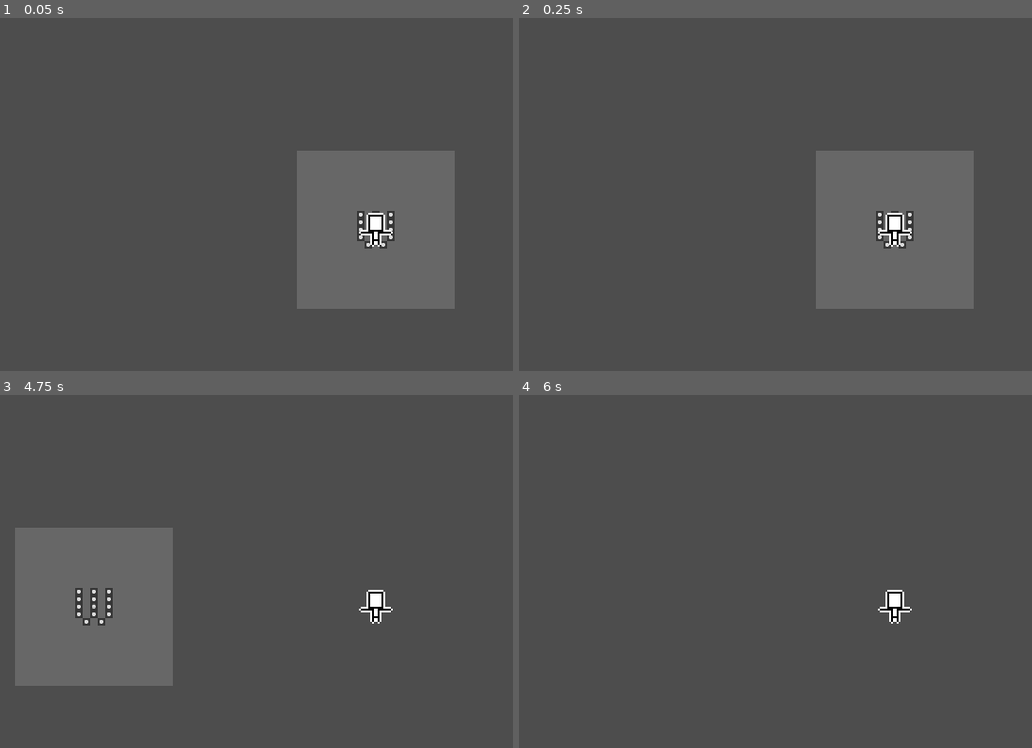
Above: before the commit, frames 1-4 (two rows, left to right).
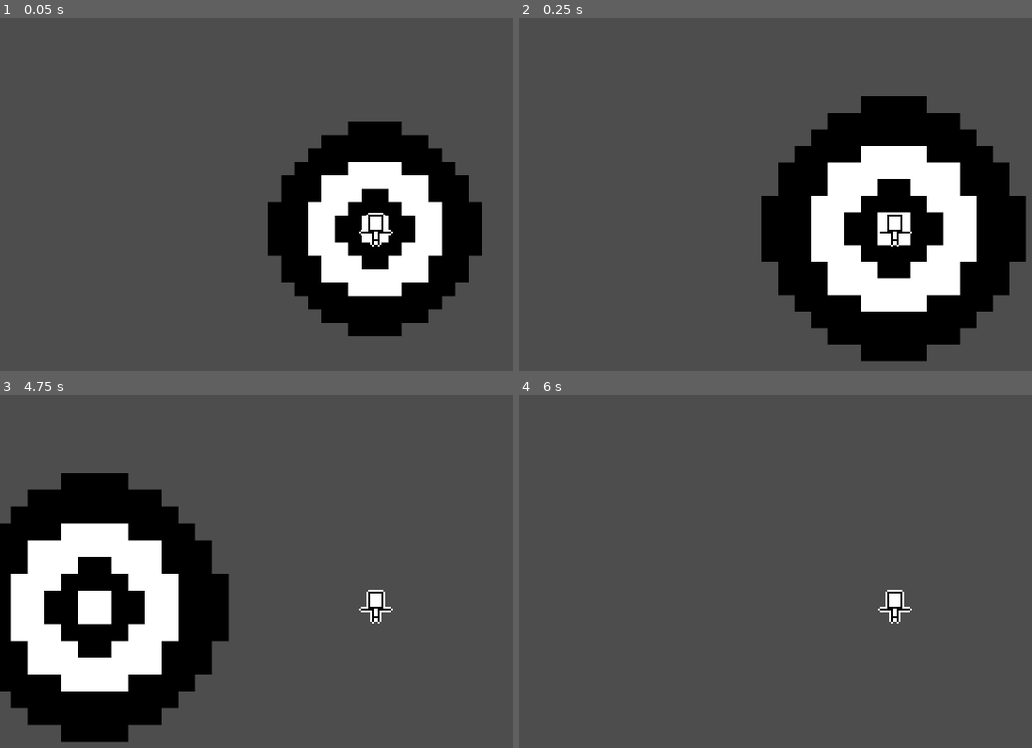
Above: after the commit, the same moments.

Repository: slost/1bj-hero-core
Game: Godot game, scene res://Scenes/Character/player.tscn
The game is run twice, just before and just after one commit, with the same random seed, the same clock (stepped at 60 frames per second) and the same inputs. This scene is started directly instead of the project's main scene.
Inputs:
- Up to frame 1 (0.05 s): no input
- Up to frame 2 (0.25 s): no input
- Up to frame 3 (4.75 s): hold Right (move_right) 0.53-1.28 s; hold Space (advance_dialog) 0.53-1.28 s; hold Down (move_down) 1.28-2.03 s; tap Space (advance_dialog) at 1.35, 2.85, 4.35 s; tap Enter at 2 s; hold Right (move_right) 2.03-2.78 s; hold Space (advance_dialog) 2.03-2.78 s; tap F1 (debug_restart) at 2.75, 3.5, 4.25 s; hold Up (move_up) 2.78-3.53 s; hold Space (advance_dialog) 3.53-4.28 s; hold Left (move_left) from 3.53 s (still down)
- Up to frame 4 (6 s): release Left (move_left) at 5.03 s; hold Down (move_down) 5.03-5.78 s; hold Space (advance_dialog) 5.03-5.78 s; tap F1 (debug_restart) at 5.75 s; hold Right (move_right) from 5.78 s (still down); tap Space (advance_dialog) at 5.85 s

The runs differ from the first frame. In frame 1, 18% of the frame differs, in the area x 52-94%, y 29-91%; in frame 2, 28%, in the area x 47-99%, y 22-98%; in frame 3, 27%; in frame 4, nothing differs.
Error before the commit: Parse Error: Function "spawn_skill()" not found in base self. (res://Scripts/skill.gd:48)

Commit message:
Add Autoload: Direction

Diff:
--- a/Scenes/Game/autoload.tscn
+++ b/Scenes/Game/autoload.tscn
@@ -1,8 +1,12 @@
-[gd_scene load_steps=2 format=3 uid="uid://bqyblf30ytusv"]
+[gd_scene load_steps=3 format=3 uid="uid://bqyblf30ytusv"]
 
 [ext_resource type="Script" path="res://Scripts/Autoload/global.gd" id="1_iiwb7"]
+[ext_resource type="Script" path="res://Scripts/Autoload/direction.gd" id="2_8tipn"]
 
-[node name="Autoload" type="Node2D"]
+[node name="Autoload" type="Node"]
 
-[node name="Global" type="Node2D" parent="."]
+[node name="Global" type="Node" parent="."]
 script = ExtResource("1_iiwb7")
+
+[node name="Node" type="Node" parent="."]
+script = ExtResource("2_8tipn")
--- /dev/null
+++ b/Scripts/Autoload/direction.gd
@@ -0,0 +1,12 @@
+## ใช้เก็บค่าทิศ วิธีใช้งานเช่น print(Dir.W)
+extends Node
+
+const NW = -Vector2.ONE
+const N = Vector2.UP
+const NE = Vector2(1,-1)
+const W = Vector2.LEFT
+const MID = Vector2.ZERO
+const E =  Vector2.RIGHT
+const SW = Vector2(-1,1)
+const S = Vector2.DOWN
+const SE = Vector2.ONE
--- a/Scripts/skill.gd
+++ b/Scripts/skill.gd
@@ -14,9 +14,9 @@
 
 func _process(_delta) -> void:
 	if Global.bars >= bars:
-		spawn_projectile("kick", {spawn_loc = Vector2.ZERO, skill_scale = 8})
+		spawn_projectile("kick", {spawn_loc = Dir.MID, proj_scale = 8})
 		if Global.bars % 2 == 0:
-			spawn_projectile_pattern("kick", "around caster", {spawn_dist = 1})
+			spawn_projectile_pattern("kick", "around caster", {spawn_dist = 0})
 		bars += 1
 
 
@@ -24,15 +24,13 @@
 func spawn_projectile(_skill: String, _params = null) -> void:
 	var skill = load(proj_path).instantiate()
 	# if _params != null:
-	var spawn_loc = _params.get("spawn_loc", Vector2(0, 0))
-	var spawn_dist = _params.get("spawn_dist", 0)
-	var skill_scale = _params.get("skill_scale", 1)
+	var spawn_loc = _params.get("spawn_loc", Vector2(0, 0)) # ตำแหน่งสปอน
+	var spawn_dist = _params.get("spawn_dist", 0) # ระยะห่างจากตำแหน่งสปอน
+	var proj_scale = _params.get("proj_scale", 1) # ขนาด projectile
 	var skill_dir
 	var spawn_position = player.global_position \
-		# + spawn_loc
-		+ ( (spawn_loc * Global.tile_size * player.scale) ) * (spawn_dist + 1)
-		# ( get_spawn_location(spawn_loc)  * (spawn_dist + 1) )
-	skill.scale = skill_scale * Global.scale
+	+ ( (spawn_loc * Global.tile_size * player.scale) ) * (spawn_dist + 1)
+	skill.scale = proj_scale * Global.scale
 	skill.global_position = spawn_position
 	$"..".add_child(skill)
 
@@ -41,34 +39,5 @@
 	var spawn_dist = _params.get("spawn_dist", 0)
 	var pattern_tiles = pattern.get_pattern_tiles()
 	print(pattern_tiles)
-	match _pattern:
-		"around caster":
-			pass
 	for tile in pattern_tiles:
-		spawn_skill("kick", {spawn_loc = tile[0], spawn_dist = spawn_dist})
-
-
-
-# รีเทิร์นตำแหน่ง arg0 = ตำแหน่ง, arg1 = ระยะห่างจากตำแหน่งนั้น
-func get_spawn_location(_location: String) -> Vector2:
-	var loc_vec: Vector2
-	match _location:
-		"nw":
-			loc_vec = -Vector2.ONE
-		"n":
-			loc_vec = Vector2.UP
-		"ne":
-			loc_vec = Vector2(1,-1)
-		"w":
-			loc_vec = Vector2.LEFT
-		"mid":
-			loc_vec = Vector2.ZERO
-		"e":
-			loc_vec = Vector2.RIGHT
-		"sw":
-			loc_vec = Vector2(-1,1)
-		"s":
-			loc_vec = Vector2.DOWN
-		"se":
-			loc_vec = Vector2.ONE
-	return loc_vec * Global.tile_size * player.scale
+		spawn_projectile("kick", {spawn_loc = tile[0], spawn_dist = spawn_dist})
--- a/project.godot
+++ b/project.godot
@@ -19,6 +19,7 @@
 
 Global="*res://Scripts/Autoload/global.gd"
 DialogManger="*res://Scripts/DialogManger.gd"
+Dir="*res://Scripts/Autoload/direction.gd"
 
 [display]
 
Not shown: 1 places in Scenes/item.tscn that only renumber resources
